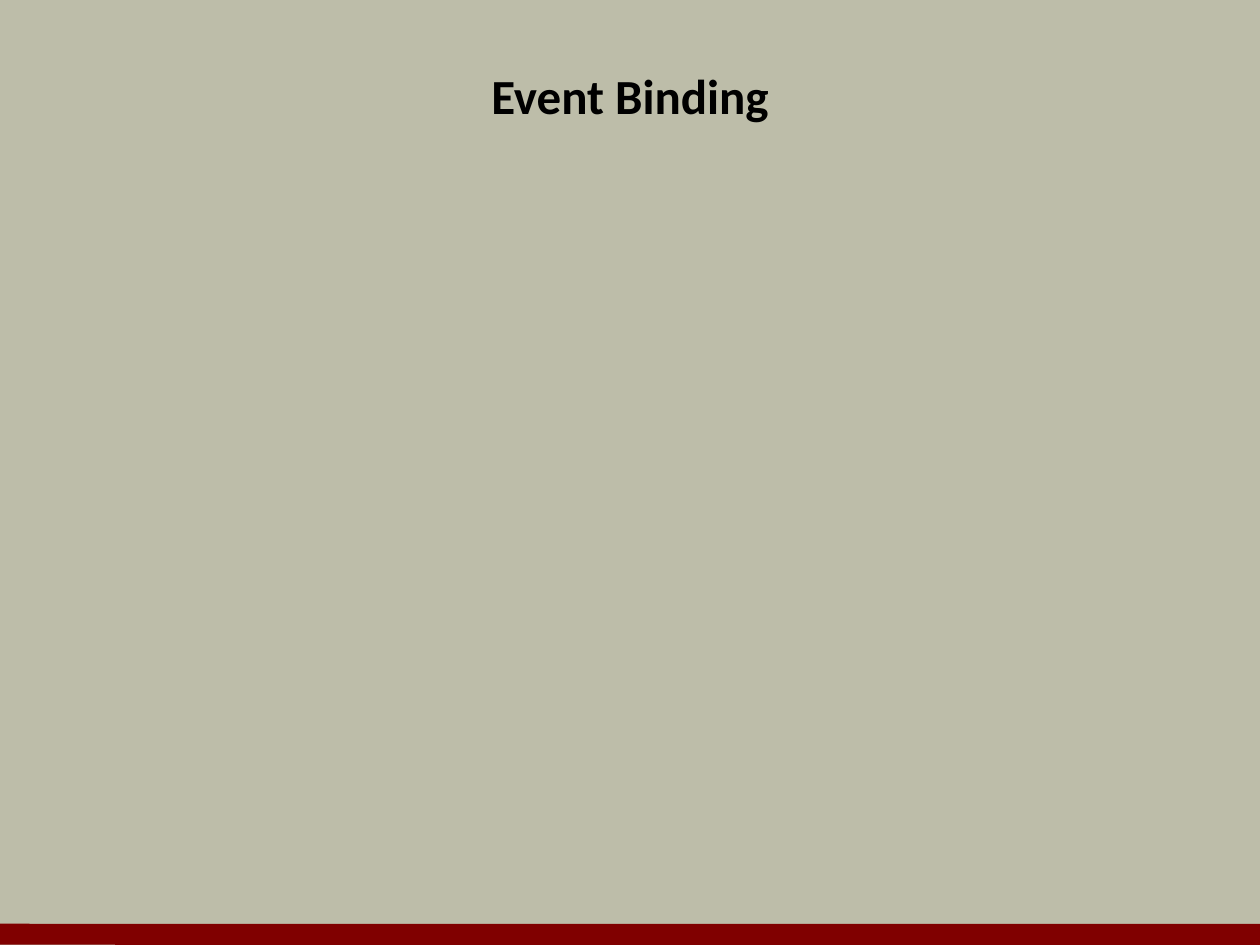
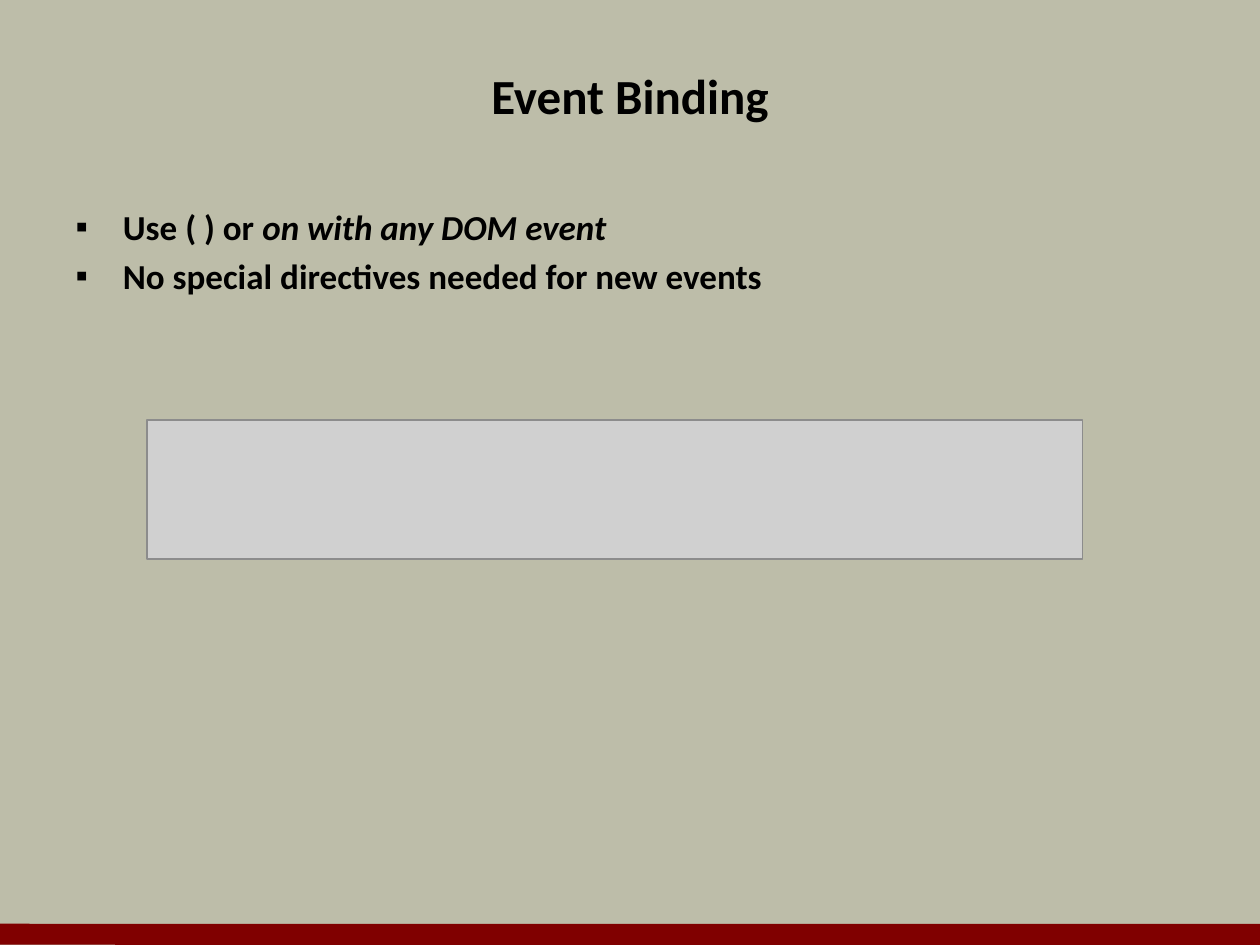
Before and after one commit to OdeToCode/classes, a slide deck: slide 10 of angular2/slides/05_templates.pptx (slide 11 before the commit). Drawn at 1260x945 pixels with LibreOffice and Linux fonts; fonts in the diff are those of the drawing; grey boxes stand for pictures; background and template pictures are left out. Boxes give left, top, right and bottom in pixels: in the first picture for what was removed or moved away, otherwise in the second. Text is boxed around its words. In the diff, an @@ line names an element or a change of style, - is before the commit and + after.

```diff
--- a/angular2/slides/05_templates.pptx
+++ b/angular2/slides/05_templates.pptx
@@ text added at box(123, 215, 762, 295), 20 pt, text #000000, bold @@
+▪ Use ( ) or on with any DOM event
+▪ No special directives needed for new events
@@ picture added at box(147, 420, 1084, 558) @@
```
Also in this commit, not shown: 6 other slides changed, 4 slides added, 5 slides removed.
